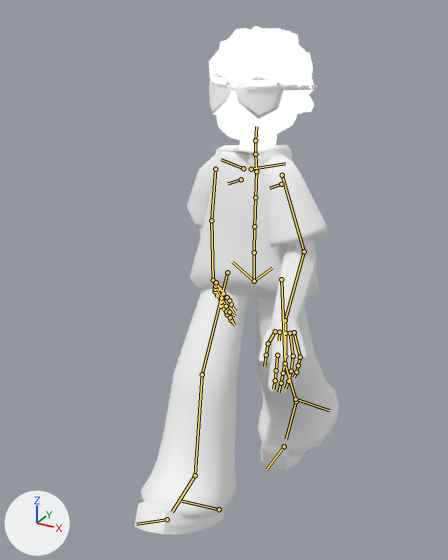
The glTF model assets/models/lifetime.glb as it was, and as the next commit left it.
Before and after are seen from a 50 mm lens placed at (1.07, -2.2, 2.14), pointed at (-0.1, -0.08, 1.08). Lighting does not change. The marker at lower left points along +X, +Y and +Z. The first picture is the older version. Both versions are drawn at frame 17 of the action 'lifetime_walk'; the numbers are the values there. The bones that bend it are drawn over the model as lines.

The first picture shows 'arms', 'body', 'head'.
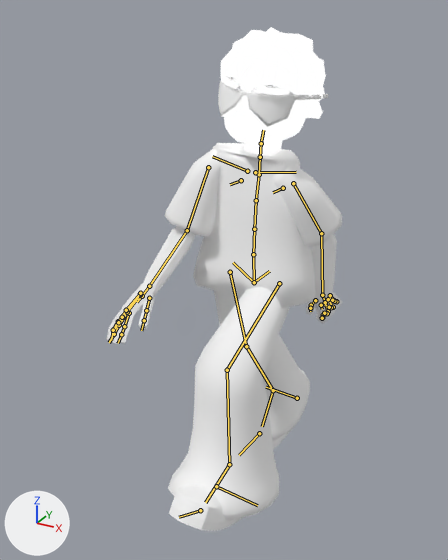
Location of each change, (x1, y1, x2, y2) in pixels of the pictures (448 x 560 px):
'body', posed (28% narrower): before (134, 135, 339, 535); after (168, 141, 315, 531)
'arms', posed (67% wider, 19% shorter): before (187, 155, 328, 394); after (106, 149, 342, 343)
'head', posed: before (209, 26, 318, 142); after (218, 27, 328, 146)
bone 'spine', root to tip: before (254, 281) to (254, 254); after (254, 282) to (253, 256)
bone 'spine.002', root to tip: before (254, 226) to (255, 197); after (254, 229) to (256, 200)
bone 'spine.003', root to tip: before (255, 197) to (256, 171); after (256, 200) to (259, 174)
bone 'spine.004', root to tip: before (256, 171) to (255, 154); after (259, 174) to (260, 157)
bone 'spine.006', root to tip: before (255, 140) to (256, 126); after (261, 143) to (263, 130)
bone 'shoulder.L', root to tip: before (251, 169) to (285, 163); after (255, 172) to (296, 172)
bone 'upper_arm.L', root to tip: before (282, 175) to (304, 251); after (293, 183) to (321, 233)
bone 'forearm.L', root to tip: before (304, 251) to (285, 320); after (321, 233) to (322, 295)
bone 'hand.L', root to tip: before (285, 320) to (286, 334); after (322, 295) to (324, 300)
bone 'shoulder.R', root to tip: before (243, 168) to (221, 159); after (247, 171) to (212, 156)
bone 'upper_arm.R', root to tip: before (215, 169) to (211, 220); after (208, 167) to (187, 230)
bone 'forearm.R', root to tip: before (211, 220) to (213, 280); after (187, 230) to (149, 286)
bone 'hand.R', root to tip: before (213, 280) to (217, 287); after (149, 286) to (141, 296)
bone 'thigh.L', root to tip: before (281, 279) to (285, 363); after (279, 283) to (227, 370)
bone 'shin.L', root to tip: before (285, 363) to (296, 401); after (227, 370) to (229, 464)
bone 'foot.L', root to tip: before (296, 401) to (286, 439); after (229, 464) to (205, 502)
bone 'toe.L', root to tip: before (284, 446) to (266, 469); after (200, 510) to (179, 517)
bone 'thigh.R', root to tip: before (227, 272) to (202, 374); after (230, 272) to (246, 346)
bone 'shin.R', root to tip: before (202, 374) to (195, 475); after (246, 346) to (273, 390)
bone 'foot.R', root to tip: before (195, 475) to (172, 512); after (273, 390) to (262, 426)
bone 'toe.R', root to tip: before (167, 519) to (136, 524); after (259, 433) to (239, 455)

The edits, one by one:
Bone 'spine' (bone_spine) moves from (0.0, -0.056, 0.013) to (0.0, -0.064, 0.014).
Bone 'spine' (bone_spine) turns from (-12, 7, 0) to (-10, -4, 2) degrees about its own x, y and z.
Bone 'spine.002' (bone_spine_002) turns from (-5, -5, 1) to (-6, 3, -2) degrees about its own x, y and z.
Bone 'spine.003' (bone_spine_003) turns from (-1, -5, 0) to (-2, 3, -2) degrees about its own x, y and z.
Bone 'spine.004' (bone_spine_004) turns from (-6, -1, -2) to (-6, -1, -3) degrees about its own x, y and z.
Bone 'spine.006' (bone_spine_006) turns from (4, 1, 0) to (6, -2, -1) degrees about its own x, y and z.
Bone 'shoulder.L' (bone_shoulder_l) turns from (11, 8, -40) to (4, 10, -23) degrees about its own x, y and z.
Bone 'upper_arm.L' (bone_upper_arm_l) turns from (1, -24, -49) to (-30, 12, -62) degrees about its own x, y and z.
Bone 'forearm.L' (bone_forearm_l) turns from (46, -2, 6) to (25, -1, 4) degrees about its own x, y and z.
Bone 'hand.L' (bone_hand_l) turns from (-23, 19, 7) to (-32, -9, -7) degrees about its own x, y and z.
Bone 'shoulder.R' (bone_shoulder_r) turns from (2, -3, 14) to (11, -8, 40) degrees about its own x, y and z.
Bone 'upper_arm.R' (bone_upper_arm_r) turns from (-30, -37, 65) to (-1, 25, 51) degrees about its own x, y and z.
Bone 'forearm.R' (bone_forearm_r) turns from (22, 1, -3) to (53, 3, -7) degrees about its own x, y and z.
Bone 'hand.R' (bone_hand_r) turns from (-10, 31, 10) to (-24, -20, -6) degrees about its own x, y and z.
Bone 'thigh.L' (bone_thigh_l) turns from (26, 5, 6) to (-47, 8, -3) degrees about its own x, y and z.
Bone 'shin.L' (bone_shin_l) turns from (18, -1, 3) to (55, -4, 8) degrees about its own x, y and z.
Bone 'foot.L' (bone_foot_l) turns from (-13, 6, -3) to (-26, -12, -10) degrees about its own x, y and z.
Bone 'toe.L' (bone_toe_l) turns from (22, 0, 0) to (11, 0, 0) degrees about its own x, y and z.
Bone 'thigh.R' (bone_thigh_r) turns from (-19, -5, 1) to (32, -6, -8) degrees about its own x, y and z.
Bone 'shin.R' (bone_shin_r) turns from (16, 0, -3) to (9, 0, -2) degrees about its own x, y and z.
Bone 'foot.R' (bone_foot_r) turns from (-13, 15, 8) to (-13, 4, 10) degrees about its own x, y and z.
Bone 'toe.R' (bone_toe_r) turns from (9, 0, 0) to (18, -1, 0) degrees about its own x, y and z.
